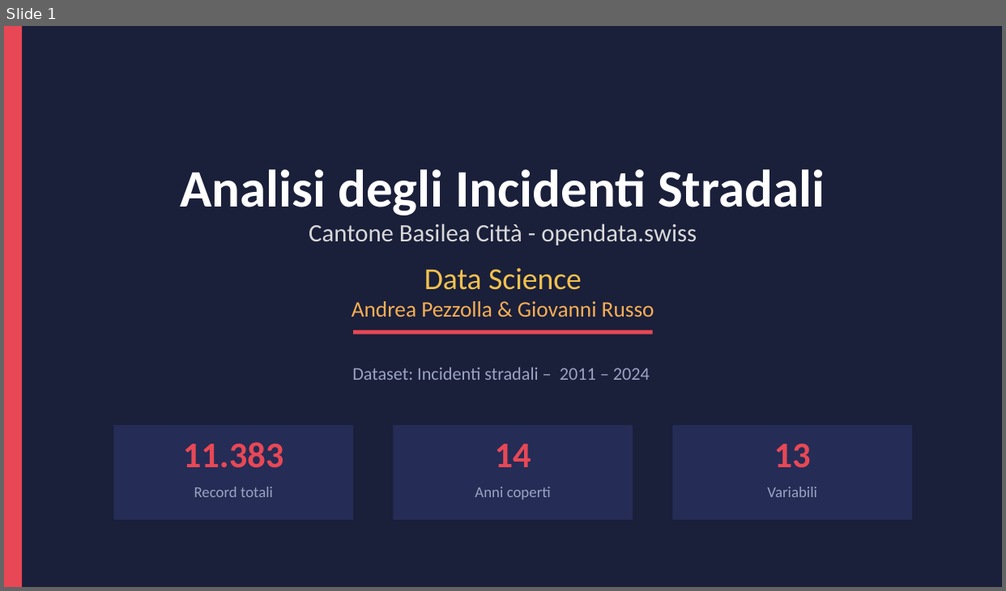
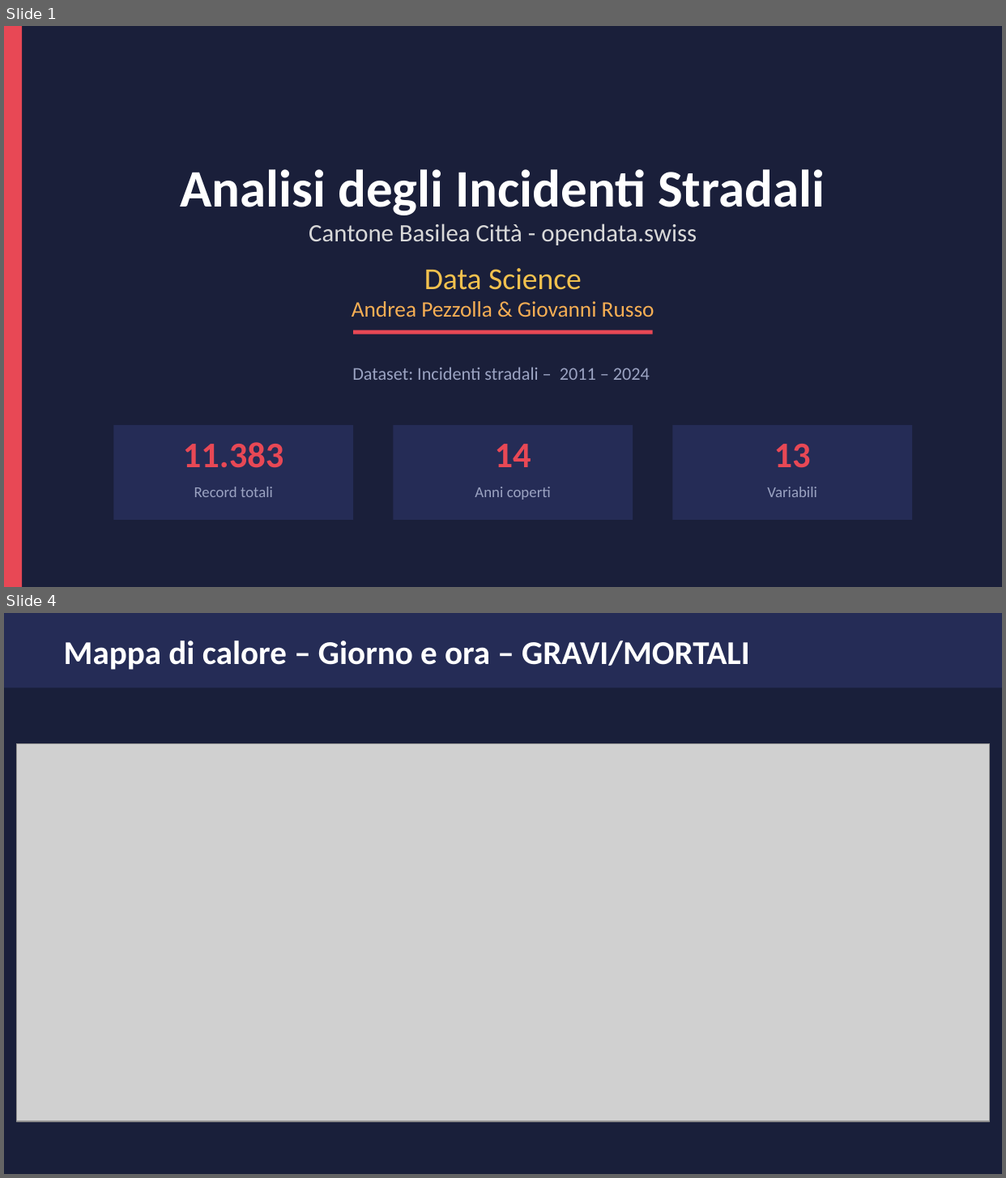
Before and after one commit to pezzandre/dataScience1, a slide deck: incidenti_datascience.pptx. Shown one above the other, each under a label of ours: slide 1 before the commit, slides 1 and 4 after it; the slides between them are not shown. The pictures are 1006x591 and 1006x1178 pixels, drawn with LibreOffice and Linux fonts; fonts in the diff are those of the drawing; grey boxes stand for pictures. Boxes give left, top, right and bottom in pixels: in the first picture for what was removed or moved away, otherwise in the second. Text is boxed around its words. In the diff, an @@ line names an element or a change of style, - is before the commit and + after.

```diff
--- a/incidenti_datascience.pptx
+++ b/incidenti_datascience.pptx
@@ slide 4 added at bbox=[4, 613, 1002, 1174], background #FFFFFF @@
@@ rectangle added at bbox=[4, 613, 1002, 688], fill #252C56 @@
@@ text added at bbox=[64, 641, 750, 670], 24 pt, text #FFFFFF, bold @@
+Mappa di calore – Giorno e ora – GRAVI/MORTALI
@@ rectangle added at bbox=[4, 681, 1002, 1174], fill #191F3A @@
@@ picture added at bbox=[16, 743, 989, 1122] @@
```
Also in this commit, not shown: 1 slide changed, 1 other file.
